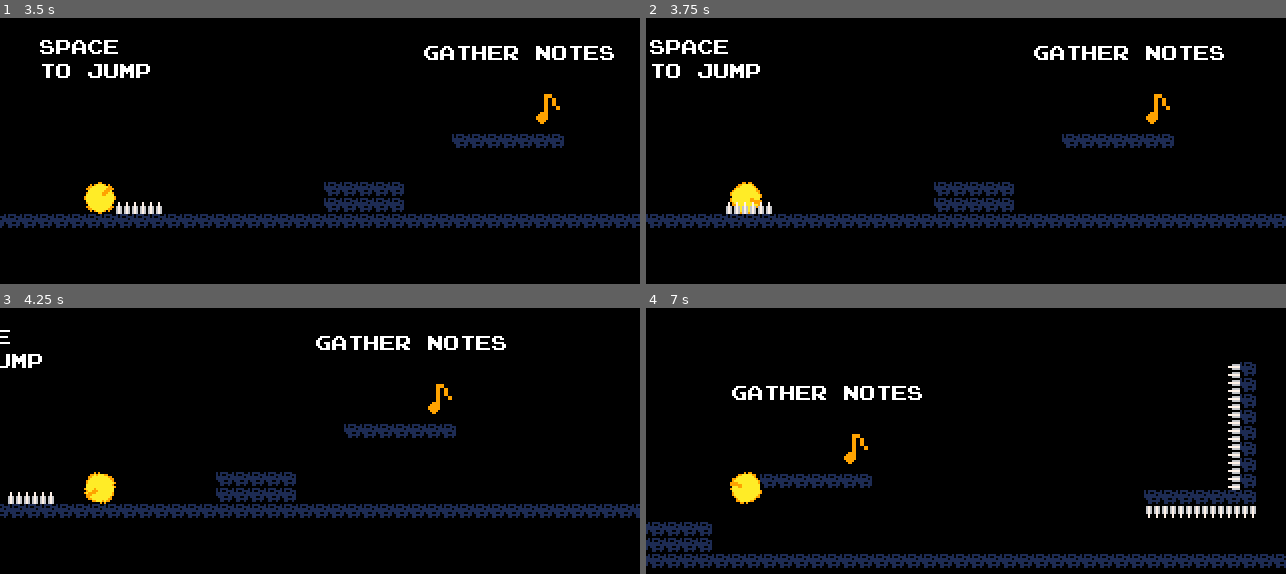
Above: before the commit, frames 1-4 (two rows, left to right).
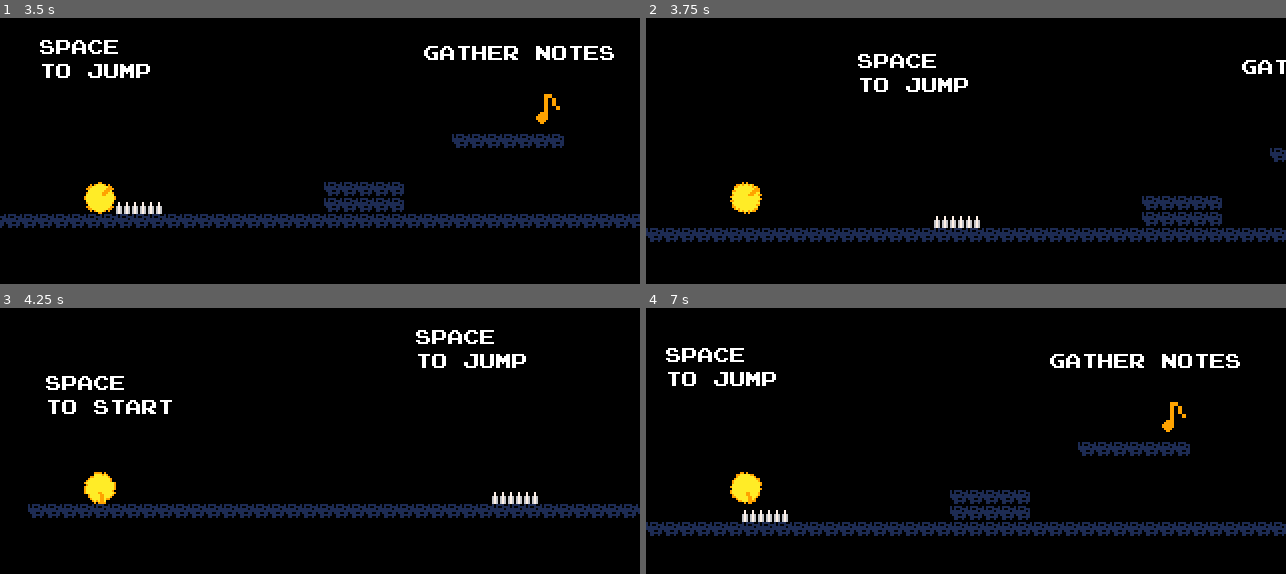
Above: after the commit, the same moments.

Repository: cat-in-the-dark/gmtk_2025
Game: Godot game, scene res://scenes/game_scene.tscn
Two runs of this game, one before a commit and one after it. Both use one fixed random seed, a clock stepped at 60 frames per second and the inputs below.
Inputs:
- Up to frame 1 (3.5 s): tap Enter (ui_accept) at 0.5, 0.77, 1.52, 3.02 s; hold Right (ui_right) 0.53-2.03 s; hold Left (ui_left) 2.03-2.78 s; hold Right (ui_right) from 2.78 s (still down)
- Up to frame 2 (3.75 s): keep holding Right (ui_right)
- Up to frame 3 (4.25 s): keep holding Right (ui_right); tap Enter (ui_accept) at 3.77 s
- Up to frame 4 (7 s): release Right (ui_right) at 4.28 s; hold Left (ui_left) 4.28-5.03 s; tap Enter (ui_accept) at 4.52, 6.02, 6.77 s; hold Right (ui_right) 5.03-5.78 s; hold Left (ui_left) from 5.78 s (still down)

Frame 1 is identical in both runs. In frame 2, 12% of the frame differs, in the area x 0-100%, y 8-85%; in frame 3, 7.0%; in frame 4, 15%, in the area x 0-100%, y 15-98%.

Commit message:
move to the begining of the level on damage

Diff:
--- a/scenes/game_scene.tscn
+++ b/scenes/game_scene.tscn
@@ -12,8 +12,9 @@
 
 [node name="game_scene" type="Node2D"]
 
-[node name="Player" parent="." instance=ExtResource("1_mlf6e")]
+[node name="Player" parent="." node_paths=PackedStringArray("room") instance=ExtResource("1_mlf6e")]
 position = Vector2(10, -48)
+room = NodePath("../Room")
 
 [node name="Camera2D" type="Camera2D" parent="Player"]
 position = Vector2(110, 0)
@@ -37,7 +38,8 @@
 
 [node name="BgmPlayer" parent="." instance=ExtResource("4_bw6k5")]
 
-[node name="Room" parent="." instance=ExtResource("2_po0ka")]
+[node name="Room" parent="." node_paths=PackedStringArray("player") instance=ExtResource("2_po0ka")]
+player = NodePath("../Player")
 
 [connection signal="body_entered" from="Killzone" to="Killzone" method="_on_body_entered"]
 [connection signal="note_collected" from="Room" to="BgmPlayer" method="_on_room_note_collected"]
--- a/scenes/player.tscn
+++ b/scenes/player.tscn
@@ -8,6 +8,44 @@
 
 [sub_resource type="CircleShape2D" id="CircleShape2D_g2els"]
 radius = 7.0
+
+[sub_resource type="Animation" id="Animation_qhqgy"]
+length = 0.001
+tracks/0/type = "value"
+tracks/0/imported = false
+tracks/0/enabled = true
+tracks/0/path = NodePath("Sprite2D:modulate")
+tracks/0/interp = 1
+tracks/0/loop_wrap = true
+tracks/0/keys = {
+"times": PackedFloat32Array(0),
+"transitions": PackedFloat32Array(1),
+"update": 0,
+"values": [Color(1, 1, 1, 1)]
+}
+
+[sub_resource type="Animation" id="Animation_g2els"]
+resource_name = "damaged"
+length = 0.2
+loop_mode = 1
+tracks/0/type = "value"
+tracks/0/imported = false
+tracks/0/enabled = true
+tracks/0/path = NodePath("Sprite2D:modulate")
+tracks/0/interp = 1
+tracks/0/loop_wrap = true
+tracks/0/keys = {
+"times": PackedFloat32Array(0, 0.1, 0.2),
+"transitions": PackedFloat32Array(1, 1, 1),
+"update": 0,
+"values": [Color(1, 1, 1, 1), Color(1, 0.462745, 1, 1), Color(1, 1, 1, 1)]
+}
+
+[sub_resource type="AnimationLibrary" id="AnimationLibrary_dqkch"]
+_data = {
+&"RESET": SubResource("Animation_qhqgy"),
+&"damaged": SubResource("Animation_g2els")
+}
 
 [node name="Player" type="CharacterBody2D"]
 script = ExtResource("1_onrkg")
@@ -25,4 +63,9 @@
 [node name="CollisionShape2D" type="CollisionShape2D" parent="DamageHitArea"]
 shape = SubResource("CircleShape2D_g2els")
 
+[node name="AnimationPlayer" type="AnimationPlayer" parent="."]
+libraries = {
+&"": SubResource("AnimationLibrary_dqkch")
+}
+
 [connection signal="body_entered" from="DamageHitArea" to="." method="_on_damage_hit_area_body_entered"]
--- a/scenes/room_1.tscn
+++ b/scenes/room_1.tscn
@@ -8,26 +8,28 @@
 [ext_resource type="PackedScene" uid="uid://2or3jkig6xa2" path="res://scenes/tile_part_exit.tscn" id="4_xhekj"]
 [ext_resource type="Script" uid="uid://cquu7cjvwruw4" path="res://scripts/loop_reactor.gd" id="6_d0u7m"]
 
-[node name="Room" type="Node2D"]
+[node name="Room" type="Node2D" node_paths=PackedStringArray("player_spawn_point")]
 script = ExtResource("1_8oql1")
+player_spawn_point = NodePath("Tiles1/player_spawn_point")
 next_level_prefab = ExtResource("2_0akh5")
 n_notes = 3
 
-[node name="Parts" type="Node2D" parent="."]
-
-[node name="Tiles1" type="TileMapLayer" parent="Parts"]
+[node name="Tiles1" type="TileMapLayer" parent="."]
 tile_map_data = PackedByteArray("AAAAAPz/AQAAAAAAAAABAPz/AQAAAAAAAAACAPz/AQAAAAAAAAADAPz/AQAAAAAAAAAEAPz/AQAAAAAAAAAFAP …(2544 unchanged characters)…
 tile_set = ExtResource("1_3t5sg")
 
-[node name="Note" parent="Parts/Tiles1" node_paths=PackedStringArray("room") instance=ExtResource("2_vu5en")]
+[node name="player_spawn_point" type="Node2D" parent="Tiles1"]
+position = Vector2(22, -55)
+
+[node name="Note" parent="Tiles1" node_paths=PackedStringArray("room") instance=ExtResource("2_vu5en")]
 position = Vector2(448, -84)
-room = NodePath("../../..")
+room = NodePath("../..")
 
-[node name="Note2" parent="Parts/Tiles1" node_paths=PackedStringArray("room") instance=ExtResource("2_vu5en")]
+[node name="Note2" parent="Tiles1" node_paths=PackedStringArray("room") instance=ExtResource("2_vu5en")]
 position = Vector2(733, -77)
-room = NodePath("../../..")
+room = NodePath("../..")
 
-[node name="Label2" type="Label" parent="Parts/Tiles1"]
+[node name="Label2" type="Label" parent="Tiles1"]
 offset_left = 194.0
 offset_top = -120.0
 offset_right = 306.0
@@ -36,7 +38,7 @@
 to jump"
 label_settings = ExtResource("4_irjyx")
 
-[node name="space_to_start" type="Label" parent="Parts/Tiles1"]
+[node name="space_to_start" type="Label" parent="Tiles1"]
 offset_left = 9.0
 offset_top = -97.0
 offset_right = 113.0
@@ -46,7 +48,7 @@
 label_settings = ExtResource("4_irjyx")
 script = ExtResource("6_d0u7m")
 
-[node name="Label3" type="Label" parent="Parts/Tiles1"]
+[node name="Label3" type="Label" parent="Tiles1"]
 offset_left = 386.0
 offset_top = -117.0
 offset_right = 490.0
@@ -54,7 +56,7 @@
 text = "Gather notes"
 label_settings = ExtResource("4_irjyx")
 
-[node name="if_loop" type="Label" parent="Parts/Tiles1"]
+[node name="if_loop" type="Label" parent="Tiles1"]
 visible = false
 offset_left = 8.0
 offset_top = -96.0
@@ -65,25 +67,25 @@
 label_settings = ExtResource("4_irjyx")
 script = ExtResource("6_d0u7m")
 
-[node name="Tiles2" type="TileMapLayer" parent="Parts"]
+[node name="Tiles2" type="TileMapLayer" parent="."]
 position = Vector2(768, 0)
 tile_map_data = PackedByteArray("AAAAAPz/AQAAAAAAAAABAPz/AQAAAAAAAAACAPz/AQAAAAAAAAADAPz/AQAAAAAAAAAEAPz/AQAAAAAAAAAFAP …(1248 unchanged characters)…
 tile_set = ExtResource("1_3t5sg")
 
-[node name="Note3" parent="Parts/Tiles2" node_paths=PackedStringArray("room") instance=ExtResource("2_vu5en")]
+[node name="Note3" parent="Tiles2" node_paths=PackedStringArray("room") instance=ExtResource("2_vu5en")]
 position = Vector2(226, -120)
-room = NodePath("../../..")
+room = NodePath("../..")
 
-[node name="Transition" type="TileMapLayer" parent="Parts"]
+[node name="Transition" type="TileMapLayer" parent="."]
 position = Vector2(1096, 0)
 tile_map_data = PackedByteArray("AAAAAPz/AQAAAAAAAAABAPz/AQAAAAAAAAACAPz/AQAAAAAAAAADAPz/AQAAAAAAAAAEAPz/AQAAAAAAAAAFAP …(592 unchanged characters)…
 tile_set = ExtResource("1_3t5sg")
 
-[node name="Exit" parent="Parts/Transition" node_paths=PackedStringArray("room") instance=ExtResource("4_xhekj")]
+[node name="Exit" parent="Transition" node_paths=PackedStringArray("room") instance=ExtResource("4_xhekj")]
 position = Vector2(328, -24)
-room = NodePath("../../..")
+room = NodePath("../..")
 
-[node name="Label3" type="Label" parent="Parts/Transition"]
+[node name="Label3" type="Label" parent="Transition"]
 offset_left = -14.0
 offset_top = -137.0
 offset_right = 90.0
@@ -91,7 +93,7 @@
 text = "ヾ(´〇`)ﾉ♪♪♪"
 label_settings = ExtResource("4_irjyx")
 
-[node name="Label4" type="Label" parent="Parts/Transition"]
+[node name="Label4" type="Label" parent="Transition"]
 offset_left = 118.0
 offset_top = -90.0
 offset_right = 222.0
@@ -99,5 +101,5 @@
 text = "〜(￣▽￣〜)"
 label_settings = ExtResource("4_irjyx")
 
-[connection signal="level_looped" from="." to="Parts/Tiles1/space_to_start" method="destroy"]
-[connection signal="level_looped" from="." to="Parts/Tiles1/if_loop" method="make_visible"]
+[connection signal="level_looped" from="." to="Tiles1/space_to_start" method="destroy"]
+[connection signal="level_looped" from="." to="Tiles1/if_loop" method="make_visible"]
--- a/scenes/room_2.tscn
+++ b/scenes/room_2.tscn
@@ -6,43 +6,45 @@
 [ext_resource type="LabelSettings" uid="uid://dt4yfk6wtlu3k" path="res://assets/font_label_settings.tres" id="4_lsxps"]
 [ext_resource type="PackedScene" uid="uid://2or3jkig6xa2" path="res://scenes/tile_part_exit.tscn" id="5_63qte"]
 
-[node name="Room" type="Node2D"]
+[node name="Room" type="Node2D" node_paths=PackedStringArray("player_spawn_point")]
 script = ExtResource("1_4et86")
+player_spawn_point = NodePath("Tiles1/player_spawn_point")
 n_notes = 3
 
-[node name="Parts" type="Node2D" parent="."]
-
-[node name="Tiles1" type="TileMapLayer" parent="Parts"]
+[node name="Tiles1" type="TileMapLayer" parent="."]
 tile_map_data = PackedByteArray("AAAAAPz/AQAAAAAAAAABAPz/AQAAAAAAAAACAPz/AQAAAAAAAAADAPz/AQAAAAAAAAAEAPz/AQAAAAAAAAAFAP …(3248 unchanged characters)…
 tile_set = ExtResource("2_ktm03")
 
-[node name="Note" parent="Parts/Tiles1" node_paths=PackedStringArray("room") instance=ExtResource("3_lsxps")]
+[node name="Note" parent="Tiles1" node_paths=PackedStringArray("room") instance=ExtResource("3_lsxps")]
 position = Vector2(325, -55)
-room = NodePath("../../..")
+room = NodePath("../..")
 
-[node name="Note2" parent="Parts/Tiles1" node_paths=PackedStringArray("room") instance=ExtResource("3_lsxps")]
+[node name="Note2" parent="Tiles1" node_paths=PackedStringArray("room") instance=ExtResource("3_lsxps")]
 position = Vector2(733, -77)
-room = NodePath("../../..")
+room = NodePath("../..")
 
-[node name="Tiles2" type="TileMapLayer" parent="Parts"]
+[node name="player_spawn_point" type="Node2D" parent="Tiles1"]
+position = Vector2(11, -48)
+
+[node name="Tiles2" type="TileMapLayer" parent="."]
 position = Vector2(768, 0)
 tile_map_data = PackedByteArray("AAAAAPz/AQAAAAAAAAABAPz/AQAAAAAAAAACAPz/AQAAAAAAAAADAPz/AQAAAAAAAAAEAPz/AQAAAAAAAAAFAP …(1248 unchanged characters)…
 tile_set = ExtResource("2_ktm03")
 
-[node name="Note3" parent="Parts/Tiles2" node_paths=PackedStringArray("room") instance=ExtResource("3_lsxps")]
+[node name="Note3" parent="Tiles2" node_paths=PackedStringArray("room") instance=ExtResource("3_lsxps")]
 position = Vector2(220, -115)
-room = NodePath("../../..")
+room = NodePath("../..")
 
-[node name="Transition" type="TileMapLayer" parent="Parts"]
+[node name="Transition" type="TileMapLayer" parent="."]
 position = Vector2(1096, 0)
 tile_map_data = PackedByteArray("AAAAAPz/AQAAAAAAAAABAPz/AQAAAAAAAAACAPz/AQAAAAAAAAADAPz/AQAAAAAAAAAEAPz/AQAAAAAAAAAFAP …(592 unchanged characters)…
 tile_set = ExtResource("2_ktm03")
 
-[node name="Exit" parent="Parts/Transition" node_paths=PackedStringArray("room") instance=ExtResource("5_63qte")]
+[node name="Exit" parent="Transition" node_paths=PackedStringArray("room") instance=ExtResource("5_63qte")]
 position = Vector2(328, -24)
-room = NodePath("../../..")
+room = NodePath("../..")
 
-[node name="Label3" type="Label" parent="Parts/Transition"]
+[node name="Label3" type="Label" parent="Transition"]
 offset_top = -96.0
 offset_right = 96.0
 offset_bottom = -75.0
--- a/scripts/player.gd
+++ b/scripts/player.gd
@@ -8,6 +8,7 @@
 var started = false
 
 @onready var sprite = $Sprite2D
+@export var room: Room
 
 func _physics_process(delta):
 	if not started:
@@ -45,6 +46,23 @@
 func collect_note():
 	print("Collect note")
 
-func _on_damage_hit_area_body_entered(body):
+func disable_player():
+	$AnimationPlayer.play("damaged")
+	$DamageHitArea.set_process(false)
+	started = false
+
+func restore_player():
+	$AnimationPlayer.stop()
+	$DamageHitArea.set_process(true)
+	velocity.x = 0
+	velocity.y = 0
+	started = true
+
+
+func _on_damage_hit_area_body_entered(_body: Node2D):
 	# Collide with spike
-	print(body)
+	print('UPS')
+	disable_player()
+	var tween = get_tree().create_tween()
+	tween.tween_property(self, 'global_position', room.player_spawn_point.global_position, 0.5)
+	tween.tween_callback(restore_player)
--- a/scripts/room.gd
+++ b/scripts/room.gd
@@ -6,6 +6,8 @@
 const TILEMAP_CELL_SIZE = 8
 var level_size = 0
 
+@export var player_spawn_point: Node2D
+@export var player: Player
 @export var next_level_prefab: PackedScene
 @export var n_notes: int
 var n_collected_notes: int = 0
@@ -16,8 +18,8 @@
 # Parts contains 3 elements of the level so we can loop them
 # until player gathers all Notes.
 # The last part must be always one without notes.
-@onready var game_tiles: Array[TileMapLayer] = [$Parts/Tiles1, $Parts/Tiles2]
-@onready var trans_tiles: TileMapLayer = $Parts/Transition
+@onready var game_tiles: Array[TileMapLayer] = [$Tiles1, $Tiles2]
+@onready var trans_tiles: TileMapLayer = $Transition
 
 
 func _ready():
@@ -48,6 +50,8 @@
 	var next_level = next_level_prefab.instantiate()
 	next_level.global_position = trans_tiles.global_position
 	next_level.global_position.x += trans_tiles.get_used_rect().size.x * TILEMAP_CELL_SIZE
+	next_level.player = player
+	player.room = next_level
 	get_tree().root.add_child(next_level)
 
 func show_win_screen():
Not shown: 1 places in scenes/player.tscn that only renumber resources
Not shown: 1 places in scenes/tile_part_exit.tscn that only renumber resources
